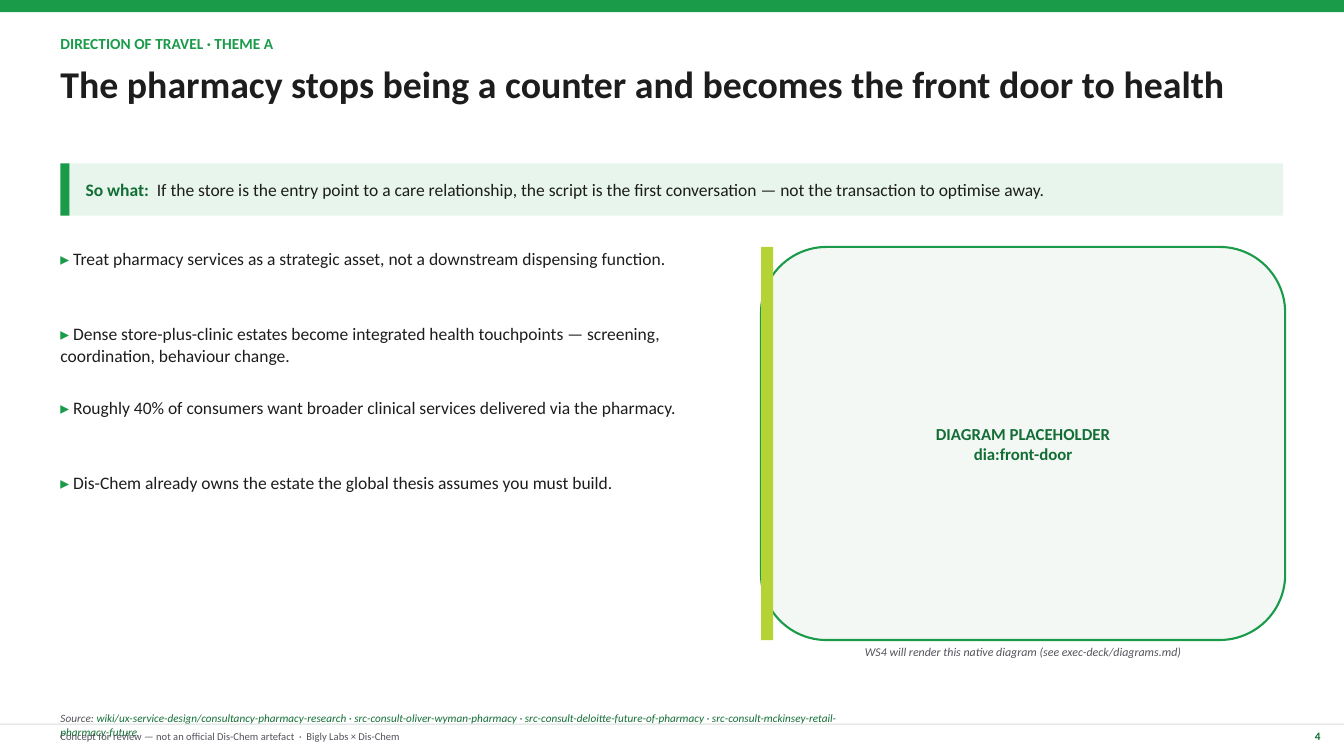
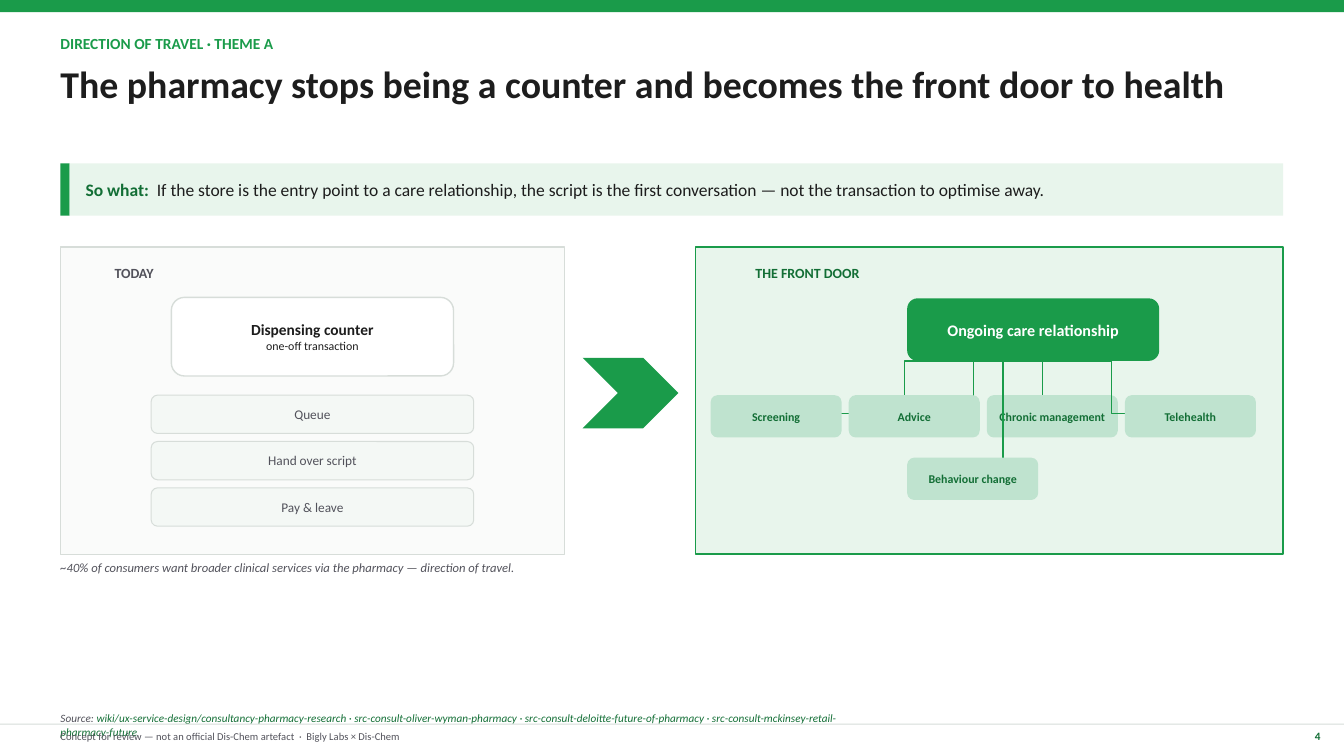
Before and after one commit to jianreis/tamsin-work, a slide deck: slide 4 of deliverables/00-scripting-strategy-deck.pptx. Drawn at 1344x756 pixels with LibreOffice and Linux fonts; fonts in the diff are those of the drawing. Boxes give left, top, right and bottom in pixels: in the first picture for what was removed or moved away, otherwise in the second. Text is boxed around its words. In the diff, an @@ line names an element or a change of style, - is before the commit and + after.

```diff
--- a/deliverables/00-scripting-strategy-deck.pptx
+++ b/deliverables/00-scripting-strategy-deck.pptx
@@ rectangle added at bbox=[60, 247, 565, 555], fill #FAFBFA, outline #D7DDD9 1 pt @@
@@ text removed at bbox=[73, 253, 666, 268] @@
-▸ Treat pharmacy services as a strategic asset, not a downstream dispensing function.
@@ text added at bbox=[115, 269, 154, 278], 10 pt, text #52525B, bold @@
+TODAY
@@ rectangle added at bbox=[696, 247, 1284, 555], fill #E8F5EC, outline #1A9B4A 1.25 pt @@
@@ text added at bbox=[755, 269, 860, 278], 10 pt, text #126E35, bold @@
+THE FRONT DOOR
@@ rounded rectangle removed at bbox=[761, 247, 1286, 640] @@
-DIAGRAM PLACEHOLDER
-dia:front-door
@@ rectangle removed at bbox=[761, 247, 773, 640] @@
@@ rounded rectangle added at bbox=[171, 297, 454, 376], fill #FFFFFF, outline #D7DDD9 1 pt, 8.5 pt, text #1D1D1D @@
+Dispensing counter
+one-off transaction
@@ rounded rectangle added at bbox=[907, 298, 1159, 361], fill #1A9B4A, 11.5 pt, text #FFFFFF, bold @@
+Ongoing care relationship
@@ text removed at bbox=[60, 328, 660, 365] @@
-▸ Dense store-plus-clinic estates become integrated health touchpoints — screening, coordination, behaviour change.
@@ chevron added at bbox=[583, 358, 679, 429], fill #1A9B4A @@
@@ elbow line added from (1033, 361) to (776, 413), #1A9B4A 1 pt @@
@@ elbow line added from (1033, 361) to (914, 413), #1A9B4A 1 pt @@
@@ elbow line added from (1033, 361) to (973, 476), #1A9B4A 1 pt @@
@@ elbow line added from (1033, 361) to (1053, 413), #1A9B4A 1 pt @@
@@ elbow line added from (1033, 361) to (1191, 413), #1A9B4A 1 pt @@
@@ rounded rectangle added at bbox=[151, 395, 474, 434], fill #F4F8F5, outline #D7DDD9 0.75 pt, 9.5 pt, text #52525B @@
+Queue
@@ rounded rectangle added at bbox=[711, 395, 842, 438], fill #BFE3CF, 8.5 pt, text #126E35, bold @@
+Screening
@@ rounded rectangle added at bbox=[849, 395, 980, 438], fill #BFE3CF, 8.5 pt, text #126E35, bold @@
+Advice
@@ rounded rectangle added at bbox=[987, 395, 1118, 438], fill #BFE3CF, 8.5 pt, text #126E35, bold @@
+Chronic management
@@ rounded rectangle added at bbox=[1125, 395, 1256, 438], fill #BFE3CF, 8.5 pt, text #126E35, bold @@
+Telehealth
@@ rounded rectangle added at bbox=[151, 442, 474, 480], fill #F4F8F5, outline #D7DDD9 0.75 pt, 9.5 pt, text #52525B @@
+Hand over script
@@ text removed at bbox=[73, 477, 612, 492] @@
-▸ Dis-Chem already owns the estate the global thesis assumes you must build.
@@ rounded rectangle added at bbox=[907, 458, 1038, 500], fill #BFE3CF, 8.5 pt, text #126E35, bold @@
+Behaviour change
@@ rounded rectangle added at bbox=[151, 488, 474, 526], fill #F4F8F5, outline #D7DDD9 0.75 pt, 9.5 pt, text #52525B @@
+Pay & leave
@@ text at bbox=[60, 563, 515, 574]: text changed; size 12.5 to 9 pt; text colour #1D1D1D to #52525B; italic on @@
-▸ Roughly 40% of consumers want broader clinical services delivered via the pharmacy.
+~40% of consumers want broader clinical services via the pharmacy — direction of travel.
@@ text removed at bbox=[865, 647, 1181, 658] @@
-WS4 will render this native diagram (see exec-deck/diagrams.md)
```
Also in this commit, not shown: 30 other slides changed, 2 slides removed, 4 other files.
